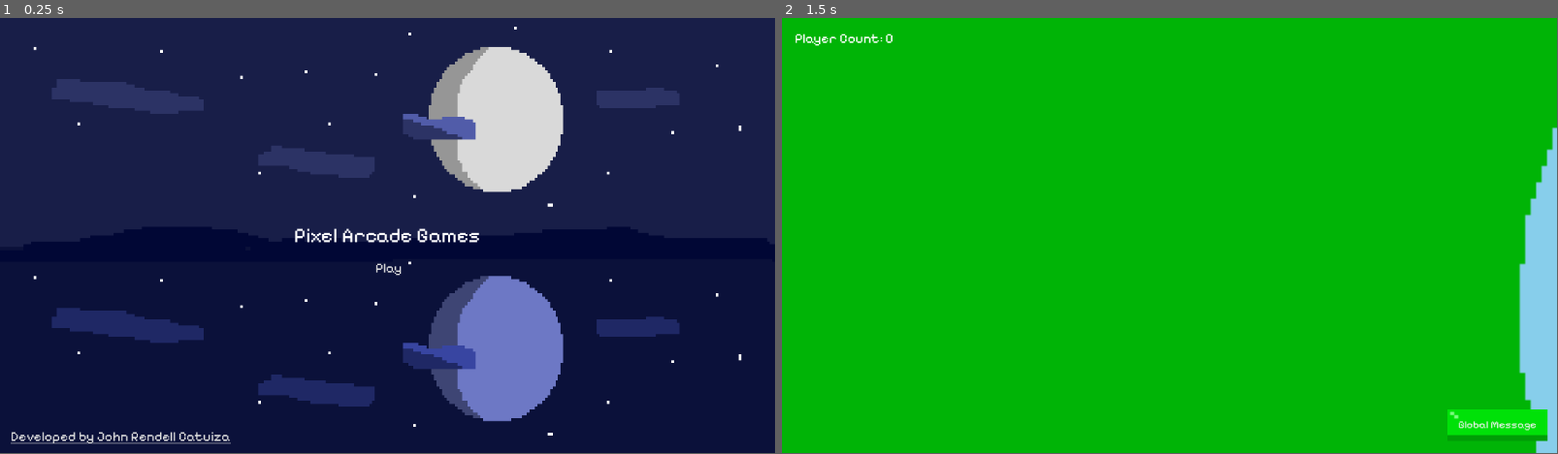
Above: before the commit, frames 1-2 (left to right).
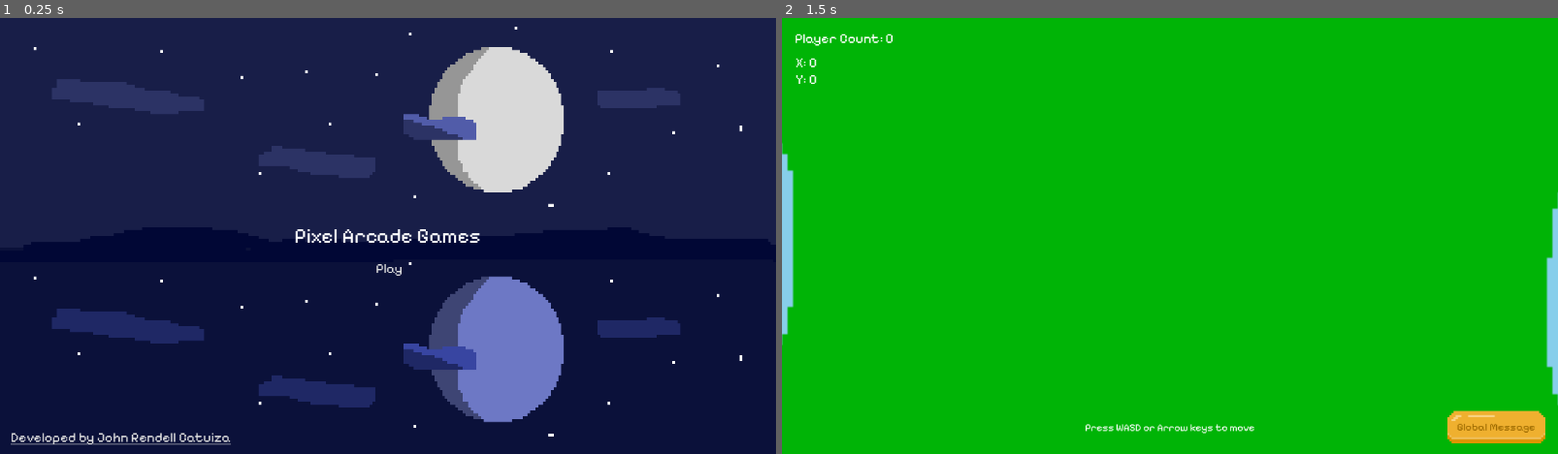
Above: after the commit, the same moments.

Repository: JohnRendell/Pixel_Arcade_Game
Game: Godot game, scene res://Interfaces/interface.tscn
Two runs of this game, one before a commit and one after it. Both use one fixed random seed, a clock stepped at 60 frames per second and the inputs below.
Inputs:
- Up to frame 1 (0.25 s): no input
- Up to frame 2 (1.5 s): click "Play" at 0.5 s; click "Global Message" at 1.25 s
The window is 799x449 before the commit and 800x450 after it. Grey fills any space a smaller window leaves; there, only what the larger window draws over its background counts as a difference.

The runs differ from the first frame. In frame 1, 1.5% of the frame differs, in the area x 1-96%, y 2-98%; in frame 2, 4.1%, in the area x 0-100%, y 3-100%.

Commit message:
Added and fixes.
-Fixed responsiveness on lobby's sprites, is it now responsive on screen sizes.
-Added player and player animations.
-Added more stuff

Diff:
--- a/Interfaces/playerInfo.tscn
+++ b/Interfaces/playerInfo.tscn
@@ -2,33 +2,34 @@
 
 [ext_resource type="FontFile" uid="uid://bmdl23cbnw41b" path="res://Assets/Fonts/Pixelify_Sans/static/PixelifySans-Regular.ttf" id="1_fhr0c"]
 [ext_resource type="Theme" uid="uid://t8cakbf8cvmc" path="res://Assets/Themes/default_button_texture.tres" id="2_27cgy"]
-[ext_resource type="Texture2D" uid="uid://c3shmif17fb4i" path="res://Assets/Sprite_Slice/UI_Buttons_Stuff.png" id="2_c534t"]
-
-[sub_resource type="StyleBoxTexture" id="StyleBoxTexture_27cgy"]
-texture = ExtResource("2_c534t")
-texture_margin_left = 2.0
-texture_margin_top = 2.0
-texture_margin_right = 2.0
-texture_margin_bottom = 2.0
-region_rect = Rect2(6, 6, 75, 30)
+[ext_resource type="Texture2D" uid="uid://b8i2cshy45y0e" path="res://Assets/Sprite_Slice/Sprite_UI_Stuff.png" id="3_27cgy"]
 
 [sub_resource type="StyleBoxTexture" id="StyleBoxTexture_14f72"]
-texture = ExtResource("2_c534t")
-texture_margin_left = 2.0
-texture_margin_top = 2.0
-texture_margin_right = 2.0
-texture_margin_bottom = 2.0
-region_rect = Rect2(6, 45, 75, 30)
+texture = ExtResource("3_27cgy")
+texture_margin_left = 14.0
+texture_margin_top = 14.0
+texture_margin_right = 14.0
+texture_margin_bottom = 14.0
+region_rect = Rect2(36, 12, 99, 48)
 
 [sub_resource type="StyleBoxTexture" id="StyleBoxTexture_jqtam"]
-texture = ExtResource("2_c534t")
-texture_margin_left = 2.0
-texture_margin_top = 2.0
-texture_margin_right = 2.0
-texture_margin_bottom = 2.0
-region_rect = Rect2(6, 6, 75, 30)
+texture = ExtResource("3_27cgy")
+texture_margin_left = 14.0
+texture_margin_top = 14.0
+texture_margin_right = 14.0
+texture_margin_bottom = 14.0
+region_rect = Rect2(147, 18, 93, 42)
+
+[sub_resource type="StyleBoxTexture" id="StyleBoxTexture_1sa06"]
+texture = ExtResource("3_27cgy")
+texture_margin_left = 14.0
+texture_margin_top = 14.0
+texture_margin_right = 14.0
+texture_margin_bottom = 14.0
+region_rect = Rect2(36, 12, 99, 48)
 
 [node name="Control" type="Control"]
+z_index = 10
 layout_mode = 3
 anchors_preset = 15
 anchor_right = 1.0
@@ -36,8 +37,41 @@
 grow_horizontal = 2
 grow_vertical = 2
 
-[node name="Player Count" type="RichTextLabel" parent="."]
-layout_mode = 1
+[node name="CanvasLayer" type="CanvasLayer" parent="."]
+layer = 5
+
+[node name="Control Tip" type="RichTextLabel" parent="CanvasLayer"]
+anchors_preset = 7
+anchor_left = 0.5
+anchor_top = 1.0
+anchor_right = 0.5
+anchor_bottom = 1.0
+offset_left = -150.0
+offset_top = -57.0
+offset_right = 150.0
+offset_bottom = -19.0
+grow_horizontal = 2
+grow_vertical = 0
+theme_override_fonts/normal_font = ExtResource("1_fhr0c")
+theme_override_font_sizes/normal_font_size = 15
+text = "Press WASD or Arrow keys to move"
+fit_content = true
+horizontal_alignment = 1
+vertical_alignment = 1
+
+[node name="Player Coordinates" type="RichTextLabel" parent="CanvasLayer"]
+offset_left = 20.0
+offset_top = 54.0
+offset_right = 320.0
+offset_bottom = 92.0
+theme_override_fonts/normal_font = ExtResource("1_fhr0c")
+theme_override_font_sizes/normal_font_size = 20
+text = "X: 0
+Y: 0"
+fit_content = true
+vertical_alignment = 1
+
+[node name="Player Count" type="RichTextLabel" parent="CanvasLayer"]
 offset_left = 19.0
 offset_top = 18.0
 offset_right = 220.0
@@ -47,23 +81,27 @@
 text = "Player Count: 0"
 fit_content = true
 
-[node name="Global Message Button" type="Button" parent="."]
-layout_mode = 1
+[node name="Global Messages" type="Button" parent="CanvasLayer"]
 anchors_preset = 3
 anchor_left = 1.0
 anchor_top = 1.0
 anchor_right = 1.0
 anchor_bottom = 1.0
-offset_left = -163.0
-offset_top = -65.0
-offset_right = -14.0
-offset_bottom = -18.0
+offset_left = -148.0
+offset_top = -47.0
+offset_right = -19.0
+offset_bottom = -16.0
 grow_horizontal = 0
 grow_vertical = 0
+tooltip_text = "Global Messages"
 mouse_default_cursor_shape = 2
 theme = ExtResource("2_27cgy")
-theme_override_styles/hover = SubResource("StyleBoxTexture_27cgy")
-theme_override_styles/pressed = SubResource("StyleBoxTexture_14f72")
-theme_override_styles/normal = SubResource("StyleBoxTexture_jqtam")
-button_mask = 7
+theme_override_colors/font_hover_color = Color(0.607843, 0.411765, 0, 1)
+theme_override_colors/font_color = Color(0.607886, 0.410193, 0, 1)
+theme_override_colors/font_focus_color = Color(0.607843, 0.411765, 0, 1)
+theme_override_colors/font_pressed_color = Color(0.607843, 0.411765, 0, 1)
+theme_override_styles/hover = SubResource("StyleBoxTexture_14f72")
+theme_override_styles/pressed = SubResource("StyleBoxTexture_jqtam")
+theme_override_styles/normal = SubResource("StyleBoxTexture_1sa06")
+button_mask = 5
 text = "Global Message"
--- a/Scenes/lobby_scene.tscn
+++ b/Scenes/lobby_scene.tscn
@@ -1,33 +1,44 @@
 [gd_scene load_steps=3 format=3 uid="uid://cvnoej7tdycly"]
 
 [ext_resource type="Texture2D" uid="uid://bfyvcuew133w5" path="res://Assets/Game_Objects/Objects/lobby_island.png" id="1_7hemx"]
-[ext_resource type="Script" uid="uid://civ1ewidmdtg2" path="res://Scripts/Global_Scripts/playerInterface.gd" id="1_ljcoi"]
+
+[sub_resource type="GDScript" id="GDScript_7hemx"]
+script/source = "extends Node2D
+
+var playerUIInterface = preload(\"res://Interfaces/playerInfo.tscn\").instantiate()
+
+func _ready():
+	get_tree().get_root().add_child(playerUIInterface)
+"
 
 [node name="scene" type="Node2D"]
-script = ExtResource("1_ljcoi")
+script = SubResource("GDScript_7hemx")
 
-[node name="Sky" type="ColorRect" parent="."]
+[node name="CanvasLayer" type="CanvasLayer" parent="."]
+
+[node name="HBoxContainer" type="HBoxContainer" parent="CanvasLayer"]
 anchors_preset = 15
 anchor_right = 1.0
 anchor_bottom = 1.0
-offset_left = -400.0
-offset_top = -217.0
-offset_right = 1520.0
-offset_bottom = 863.0
 grow_horizontal = 2
 grow_vertical = 2
+
+[node name="Sky" type="ColorRect" parent="CanvasLayer/HBoxContainer"]
+layout_mode = 2
 size_flags_horizontal = 3
 size_flags_vertical = 3
 color = Color(0.529412, 0.807843, 0.921569, 1)
 
-[node name="Island" type="TextureRect" parent="."]
-anchors_preset = 15
-anchor_right = 1.0
-anchor_bottom = 1.0
-offset_left = -274.0
-offset_top = -477.0
-offset_right = 1348.0
-offset_bottom = 1145.0
+[node name="Island" type="TextureRect" parent="CanvasLayer"]
+anchors_preset = 8
+anchor_left = 0.5
+anchor_top = 0.5
+anchor_right = 0.5
+anchor_bottom = 0.5
+offset_left = -811.0
+offset_top = -811.0
+offset_right = 811.0
+offset_bottom = 811.0
 grow_horizontal = 2
 grow_vertical = 2
 texture = ExtResource("1_7hemx")
--- /dev/null
+++ b/Sprites/player.tscn
@@ -0,0 +1,144 @@
+[gd_scene load_steps=10 format=3 uid="uid://40w7opd12gww"]
+
+[ext_resource type="Texture2D" uid="uid://dqlvll5wanwf6" path="res://Assets/Sprite_Slice/Default_Character.png" id="1_743eh"]
+
+[sub_resource type="Animation" id="Animation_743eh"]
+resource_name = "Idle_Front"
+length = 0.4
+loop_mode = 1
+tracks/0/type = "value"
+tracks/0/imported = false
+tracks/0/enabled = true
+tracks/0/path = NodePath(".:frame")
+tracks/0/interp = 1
+tracks/0/loop_wrap = true
+tracks/0/keys = {
+"times": PackedFloat32Array(0, 0.2),
+"transitions": PackedFloat32Array(1, 1),
+"update": 1,
+"values": [0, 1]
+}
+
+[sub_resource type="Animation" id="Animation_bmk3q"]
+length = 0.001
+tracks/0/type = "value"
+tracks/0/imported = false
+tracks/0/enabled = true
+tracks/0/path = NodePath(".:frame")
+tracks/0/interp = 1
+tracks/0/loop_wrap = true
+tracks/0/keys = {
+"times": PackedFloat32Array(0),
+"transitions": PackedFloat32Array(1),
+"update": 1,
+"values": [2]
+}
+
+[sub_resource type="Animation" id="Animation_dgdwv"]
+resource_name = "Walking_Front"
+length = 0.4
+loop_mode = 1
+tracks/0/type = "value"
+tracks/0/imported = false
+tracks/0/enabled = true
+tracks/0/path = NodePath(".:frame")
+tracks/0/interp = 1
+tracks/0/loop_wrap = true
+tracks/0/keys = {
+"times": PackedFloat32Array(0, 0.2),
+"transitions": PackedFloat32Array(1, 1),
+"update": 1,
+"values": [2, 3]
+}
+
+[sub_resource type="Animation" id="Animation_woxkm"]
+resource_name = "Idle_Side"
+length = 0.4
+loop_mode = 1
+tracks/0/type = "value"
+tracks/0/imported = false
+tracks/0/enabled = true
+tracks/0/path = NodePath(".:frame")
+tracks/0/interp = 1
+tracks/0/loop_wrap = true
+tracks/0/keys = {
+"times": PackedFloat32Array(0.02, 0.2),
+"transitions": PackedFloat32Array(1, 1),
+"update": 1,
+"values": [4, 5]
+}
+
+[sub_resource type="Animation" id="Animation_neloe"]
+resource_name = "Walking_Side"
+length = 0.4
+loop_mode = 1
+tracks/0/type = "value"
+tracks/0/imported = false
+tracks/0/enabled = true
+tracks/0/path = NodePath(".:frame")
+tracks/0/interp = 1
+tracks/0/loop_wrap = true
+tracks/0/keys = {
+"times": PackedFloat32Array(0, 0.2),
+"transitions": PackedFloat32Array(1, 1),
+"update": 1,
+"values": [6, 7]
+}
+
+[sub_resource type="Animation" id="Animation_eksx6"]
+resource_name = "Idle_Back"
+length = 0.4
+loop_mode = 1
+tracks/0/type = "value"
+tracks/0/imported = false
+tracks/0/enabled = true
+tracks/0/path = NodePath(".:frame")
+tracks/0/interp = 1
+tracks/0/loop_wrap = true
+tracks/0/keys = {
+"times": PackedFloat32Array(0, 0.2),
+"transitions": PackedFloat32Array(1, 1),
+"update": 1,
+"values": [8, 9]
+}
+
+[sub_resource type="Animation" id="Animation_tgxxa"]
+resource_name = "Walking_Back"
+length = 0.4
+loop_mode = 1
+tracks/0/type = "value"
+tracks/0/imported = false
+tracks/0/enabled = true
+tracks/0/path = NodePath(".:frame")
+tracks/0/interp = 1
+tracks/0/loop_wrap = true
+tracks/0/keys = {
+"times": PackedFloat32Array(0, 0.2),
+"transitions": PackedFloat32Array(1, 1),
+"update": 1,
+"values": [10, 11]
+}
+
+[sub_resource type="AnimationLibrary" id="AnimationLibrary_dgdwv"]
+_data = {
+&"Idle_Back": SubResource("Animation_eksx6"),
+&"Idle_Front": SubResource("Animation_743eh"),
+&"Idle_Side": SubResource("Animation_woxkm"),
+&"RESET": SubResource("Animation_bmk3q"),
+&"Walking_Back": SubResource("Animation_tgxxa"),
+&"Walking_Front": SubResource("Animation_dgdwv"),
+&"Walking_Side": SubResource("Animation_neloe")
+}
+
+[node name="Player" type="Sprite2D"]
+texture_filter = 1
+texture = ExtResource("1_743eh")
+hframes = 8
+vframes = 2
+frame = 2
+region_rect = Rect2(39, 24, 30, 66)
+
+[node name="AnimationPlayer" type="AnimationPlayer" parent="."]
+libraries = {
+&"": SubResource("AnimationLibrary_dgdwv")
+}
--- a/project.godot
+++ b/project.godot
@@ -15,6 +15,11 @@
 config/features=PackedStringArray("4.4", "GL Compatibility")
 config/icon="res://icon.svg"
 
+[display]
+
+window/stretch/mode="viewport"
+window/stretch/aspect="expand"
+
 [rendering]
 
 renderer/rendering_method="gl_compatibility"
Binary file added: Assets/Sprite_Slice/Default_Character.png
Binary file added: Assets/Sprite_Slice/Sprite_UI_Stuff.png
Binary file removed: Assets/Sprite_Slice/UI_Buttons_Stuff.png
